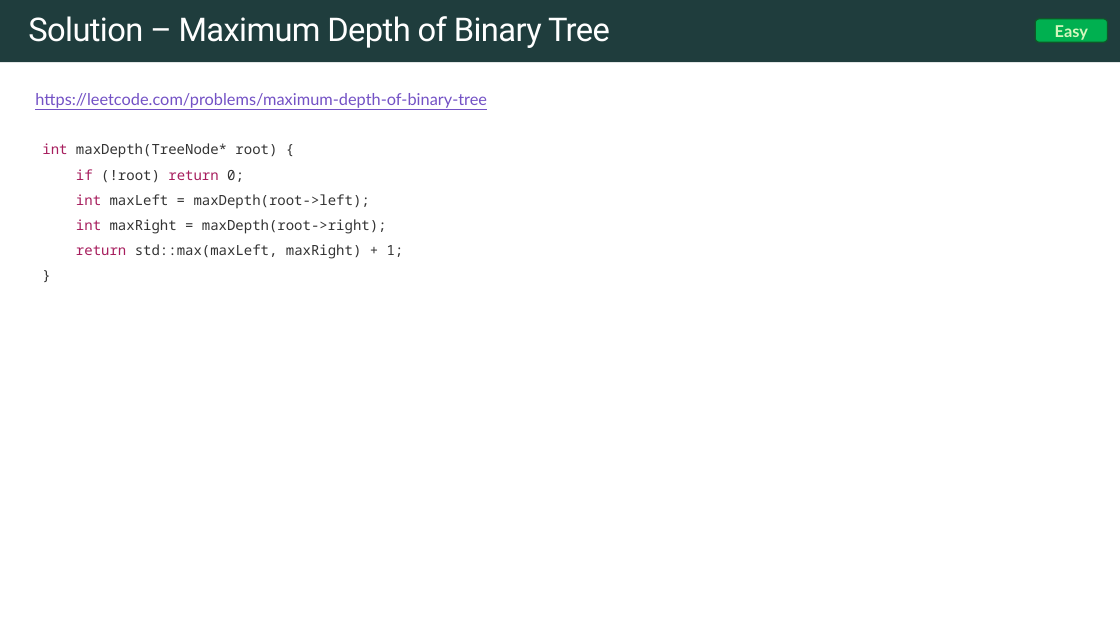
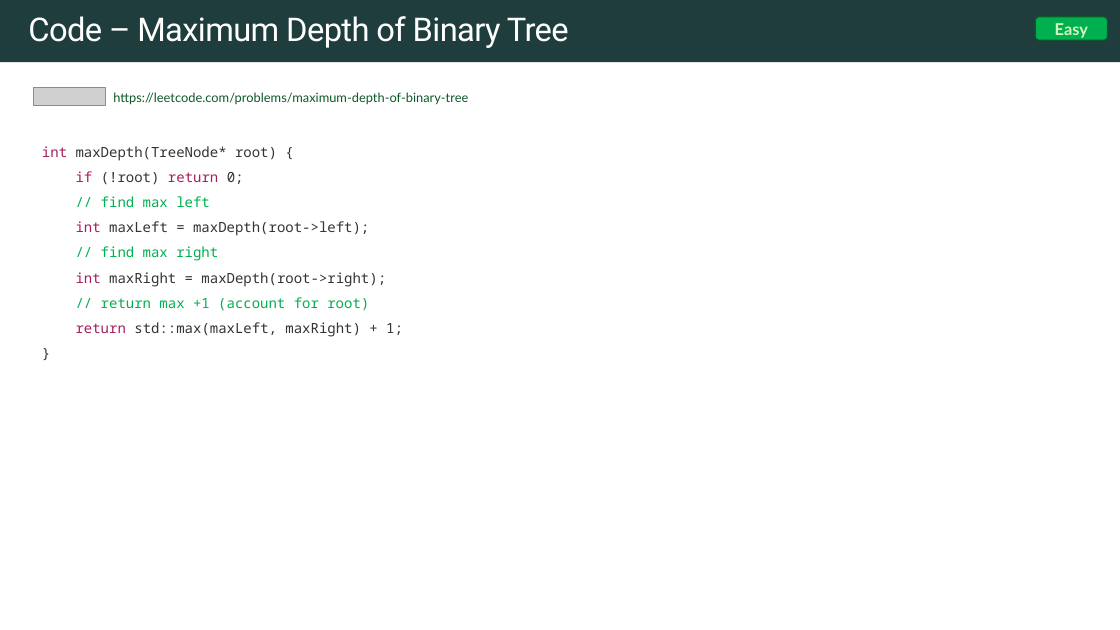
Before and after one commit to rfdavid/coding-interview-handbook-cpp, a slide deck: slide 36 of Algorithm and problem Solving Cheatsheet.pptm (slide 28 before the commit). Drawn at 1120x630 pixels with LibreOffice and Linux fonts; fonts in the diff are those of the drawing; grey boxes stand for pictures. Boxes give left, top, right and bottom in pixels: in the first picture for what was removed or moved away, otherwise in the second. Text is boxed around its words. In the diff, an @@ line names an element or a change of style, - is before the commit and + after.

Commit message:
added tree traversals

```diff
--- a/Algorithm and problem Solving Cheatsheet.pptm
+++ b/Algorithm and problem Solving Cheatsheet.pptm
@@ text at bbox=[28, 16, 569, 48]: text changed @@
-Solution – Maximum Depth of Binary Tree
+Code – Maximum Depth of Binary Tree
@@ picture added at bbox=[34, 87, 105, 106] @@
@@ text "https://leetcode.com/problems/maximum-depth-of-binary-tree": place and size @@
-text "https://leetcode.com/problems/maximum-depth-of-binary-tree" at bbox=[35, 93, 487, 110]
+text "https://leetcode.com/problems/maximum-depth-of-binary-tree" at bbox=[113, 92, 468, 105]
@@ text "https://leetcode.com/problems/maximum-depth-of-binary-tree" at bbox=[113, 92, 468, 105]: size 14 to 11 pt, text colour #7351C5 to #0F5829, underline off; line spacing 1.5 to 1 @@
@@ text at bbox=[42, 146, 403, 337]: text changed @@
-int maxDepth(TreeNode* root) {
-if (!root) return 0;
-int maxLeft = maxDepth(root->left);
-int maxRight = maxDepth(root->right);
-return std::max(maxLeft, maxRight) + 1;
-}
+int maxDepth(TreeNode* root) {
+if (!root) return 0;
+// find max left
+int maxLeft = maxDepth(root->left);
+// find max right
+int maxRight = maxDepth(root->right);
+// return max +1 (account for root)
+return std::max(maxLeft, maxRight) + 1;
+}
```
Also in this commit, not shown: 6 other slides changed, 8 slides added, 11 other files.
